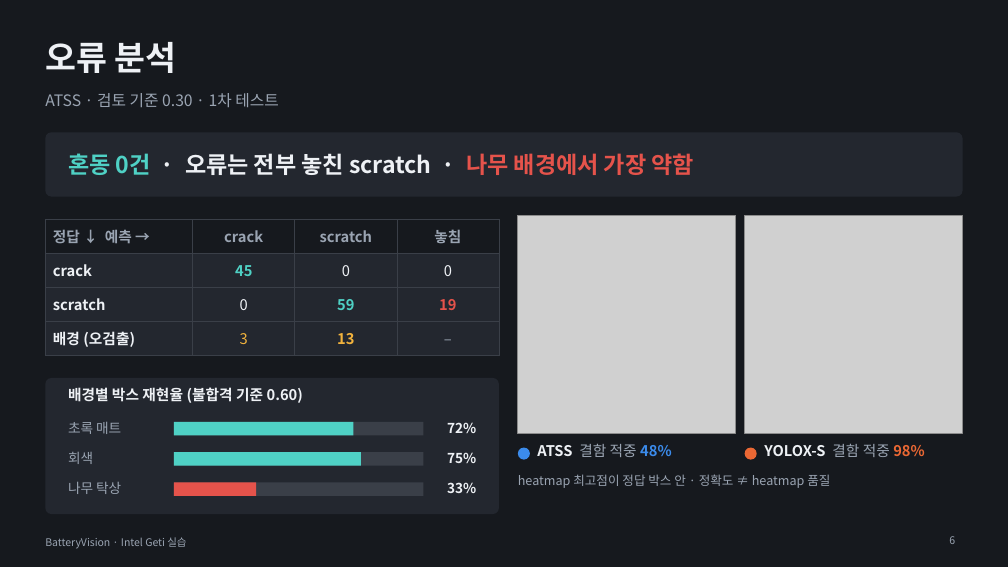
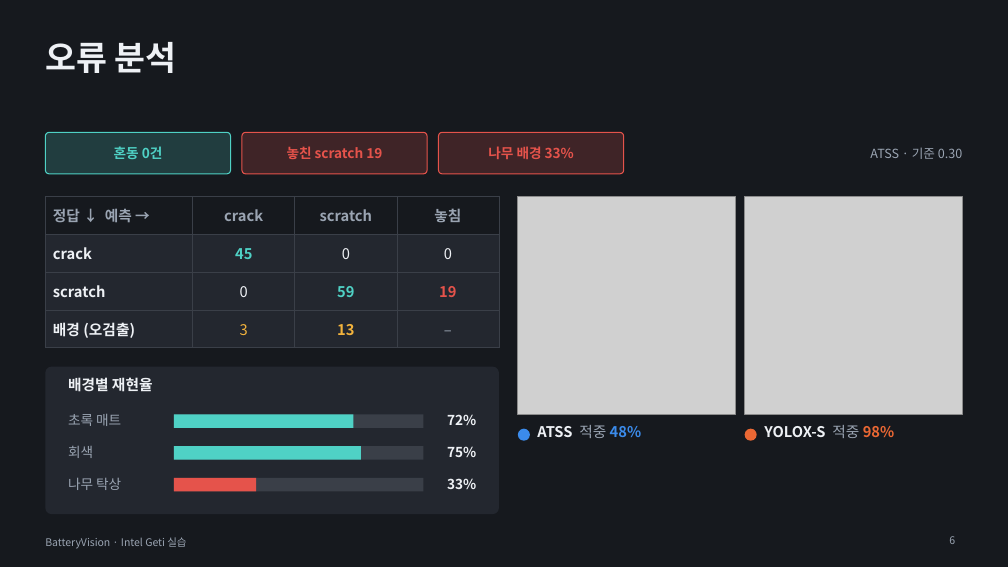
Before and after one commit to se4nchoi/batteryvision, a slide deck: slide 6 of docs/submission/BatteryVision_발표.pptx. Drawn at 1008x567 pixels with LibreOffice and Linux fonts; fonts in the diff are those of the drawing; grey boxes stand for pictures. Boxes give left, top, right and bottom in pixels: in the first picture for what was removed or moved away, otherwise in the second. Text is boxed around its words. In the diff, an @@ line names an element or a change of style, - is before the commit and + after.

```diff
--- a/docs/submission/BatteryVision_발표.pptx
+++ b/docs/submission/BatteryVision_발표.pptx
@@ text removed at [45,93,278,107] @@
-ATSS · 검토 기준 0.30 · 1차 테스트
@@ rounded rectangle removed at [45,132,963,197] @@
@@ rounded rectangle added at [45,132,231,174], fill #4FD1C5 at 20% opacity, outline #4FD1C5 1 pt @@
@@ text added at [114,146,163,159], 13 pt, text #4FD1C5, bold @@
+혼동 0건
@@ rounded rectangle added at [242,132,427,174], fill #E5534B at 20% opacity, outline #E5534B 1 pt @@
@@ text added at [287,146,382,159], 13 pt, text #E5534B, bold @@
+놓친 scratch 19
@@ rounded rectangle added at [439,132,624,174], fill #E5534B at 20% opacity, outline #E5534B 1 pt @@
@@ text added at [488,146,574,159], 13 pt, text #E5534B, bold @@
+나무 배경 33%
@@ text added at [870,147,962,159], 12 pt, text #9AA4B2 @@
+ATSS · 기준 0.30
@@ text removed at [68,153,694,175] @@
-혼동 0건 · 오류는 전부 놓친 scratch · 나무 배경에서 가장 약함
@@ table: place and size @@
-table at [45,219,499,351]
+table at [45,197,499,342]
@@ rounded rectangle: place and size @@
-rounded rectangle at [45,378,499,514]
+rounded rectangle at [45,367,499,514]
@@ rounded rectangle at [45,367,499,514]: proportions changed @@
@@ text at [68,377,153,391]: text changed @@
-배경별 박스 재현율 (불합격 기준 0.60)
+배경별 재현율
@@ text "초록 매트": place and size @@
-text "초록 매트" at [68,422,121,434]
+text "초록 매트" at [68,414,121,426]
@@ rectangle: place and size @@
-rectangle at [174,452,423,466]
+rectangle at [174,414,423,428]
@@ rectangle: place and size @@
-rectangle at [174,452,361,466]
+rectangle at [174,414,354,428]
@@ text "72%": place and size @@
-text "72%" at [447,422,476,433]
+text "72%" at [447,414,476,425]
@@ rectangle: place and size @@
-rectangle at [174,482,423,496]
+rectangle at [174,446,423,460]
@@ rectangle: place and size @@
-rectangle at [174,422,354,436]
+rectangle at [174,446,361,460]
@@ text at [537,425,642,438]: text changed @@
-ATSS 결함 적중 48%
+ATSS 적중 48%
@@ 2 pictures, 2 ellipses: place and size @@
-2 pictures, 2 ellipses at [518,216,963,460]
+2 pictures, 2 ellipses at [518,197,963,441]
@@ text at [764,425,895,438]: text changed @@
-YOLOX-S 결함 적중 98%
+YOLOX-S 적중 98%
@@ 4 texts, 1 rectangle: place and size @@
-4 texts, 1 rectangle at [68,452,476,496]
+4 texts, 1 rectangle at [68,446,476,492]
@@ rectangle: place and size @@
-rectangle at [174,422,423,436]
+rectangle at [174,478,423,492]
@@ text removed at [518,474,830,488] @@
-heatmap 최고점이 정답 박스 안 · 정확도 ≠ heatmap 품질
```
Also in this commit, not shown: 10 other slides changed, 2 other files.
